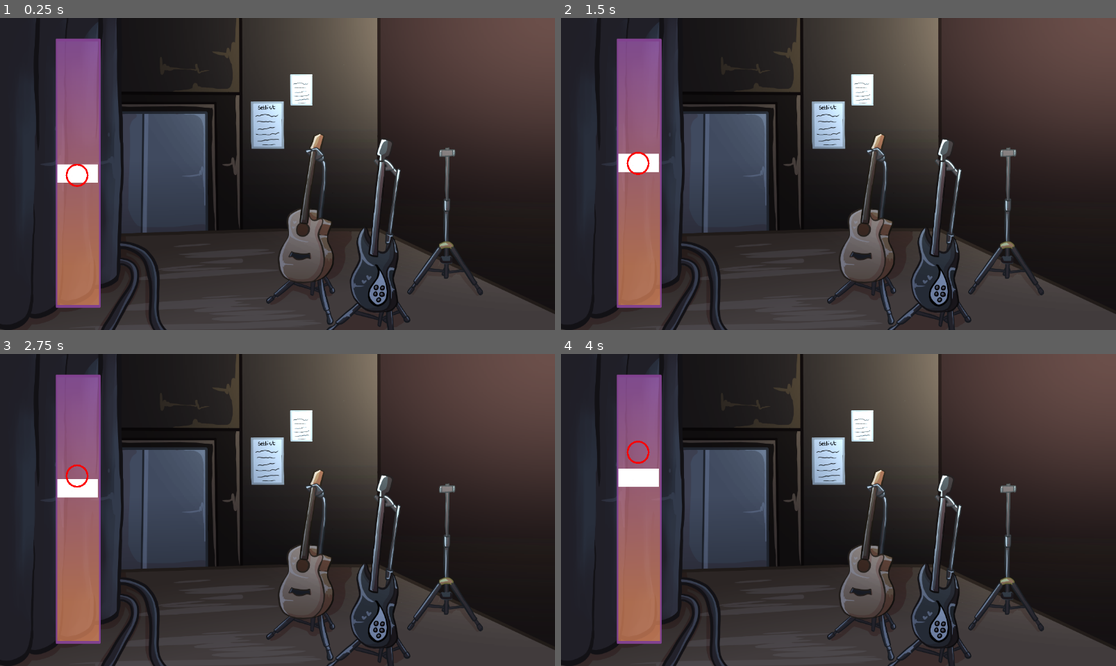
Above: before the commit, frames 1-4 (two rows, left to right).
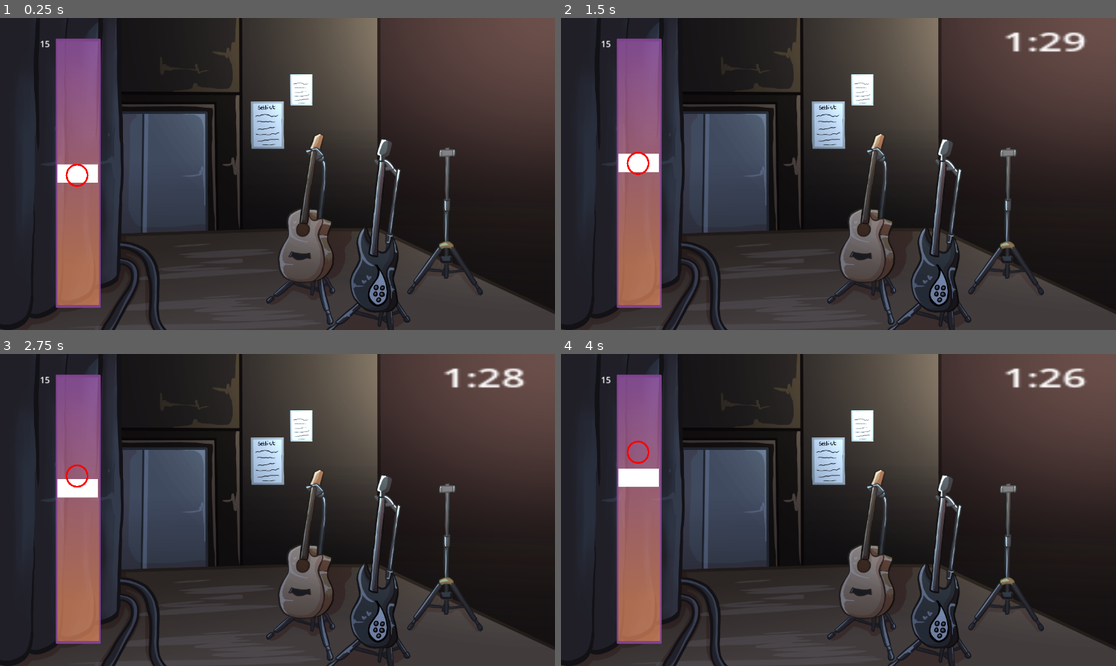
Above: after the commit, the same moments.

Repository: authenticBloodshed/RecklessRoadie
Game: Godot game, scene res://Minigame.tscn
Same seed, same stepped clock (60 frames per second), same inputs: the game is played once before the commit and once after it.
Inputs (mouse positions are in pixels of both pictures, inside the frame that each line leads up to):
- Up to frame 1 (0.25 s): no input
- Up to frame 2 (1.5 s): move the mouse to (960, 158) at 0.52 s; click (960, 158) at 0.77 s; move the mouse to (727, 189) at 1.27 s
- Up to frame 3 (2.75 s): click (166, 525) at 1.52 s; move the mouse to (333, 441) at 2.02 s
- Up to frame 4 (4 s): move the mouse to (810, 572) at 2.77 s; click (810, 572) at 3.02 s; move the mouse to (1005, 556) at 3.52 s; click (1005, 556) at 3.77 s

The runs differ from the first frame. In frame 1, less than 0.1% of the frame differs, in the area x 7-10%, y 7-10%; in frame 2, 0.5%; in frame 3, 0.5%, in the area x 7-95%, y 4-11%; in frame 4, 0.5%.

Commit message:
added timer, improved target

Diff:
--- a/Introduction To Godot/Minigame.tscn
+++ b/Introduction To Godot/Minigame.tscn
@@ -7,6 +7,7 @@
 [ext_resource type="Script" path="res://Target.gd" id="5_l3ho7"]
 [ext_resource type="Texture2D" uid="uid://bc0kpcm4syh5g" path="res://luz_png__1__by_martismiler_d5u57b9-fullview.png" id="7_k8dnp"]
 [ext_resource type="Texture2D" uid="uid://b1i2o8gnpc3ts" path="res://bar.png" id="8_jl3x0"]
+[ext_resource type="Script" path="res://TimerGame.gd" id="8_m6r7t"]
 
 [sub_resource type="OccluderPolygon2D" id="OccluderPolygon2D_elyw1"]
 polygon = PackedVector2Array(-150.002, -84.2262, -150.002, -74.1071, -150.002, -57.4405, -150.002, -34.2262, -150.002,  …(505 unchanged characters)…
@@ -74,3 +75,26 @@
 energy = 7.98
 texture = ExtResource("7_k8dnp")
 texture_scale = 3.13
+
+[node name="SecondsLeft" type="RichTextLabel" parent="."]
+offset_left = 91.0
+offset_top = 38.0
+offset_right = 131.0
+offset_bottom = 78.0
+scale = Vector2(1.1012, 1.0948)
+bbcode_enabled = true
+text = "15"
+tab_size = 9
+
+[node name="Timer" type="Timer" parent="."]
+autostart = true
+script = ExtResource("8_m6r7t")
+
+[node name="Label" type="Label" parent="Timer"]
+offset_left = 925.0
+offset_top = 8.0
+offset_right = 965.0
+offset_bottom = 31.0
+scale = Vector2(5.44, 3.24)
+
+[connection signal="timeout" from="Timer" to="Timer" method="_on_timeout"]
--- a/Introduction To Godot/Target.gd
+++ b/Introduction To Godot/Target.gd
@@ -15,3 +15,6 @@
 
 	if position.y > 569 or position.y < 65:
 		random *= -1
+
+	if random == Vector2(0,0):
+		random = Vector2(0,10)
--- /dev/null
+++ b/Introduction To Godot/TimerGame.gd
@@ -0,0 +1,22 @@
+extends Timer
+
+var seconds = 0
+var minutes = 0
+var Dseconds = 30
+var Dminutes = 1
+
+func _ready():
+	Reset_Timer()
+
+func _on_timeout():
+	print("Timer Stopped!")
+	if seconds == 0:
+		if minutes > 0:
+			minutes -= 1
+			seconds = 60
+	seconds -= 1
+	$Label.text = str(minutes) + ":" + str(seconds)
+
+func Reset_Timer():
+	seconds = Dseconds
+	minutes = Dminutes
Not shown: 1 places in Introduction To Godot/Minigame.tscn that only renumber resources
